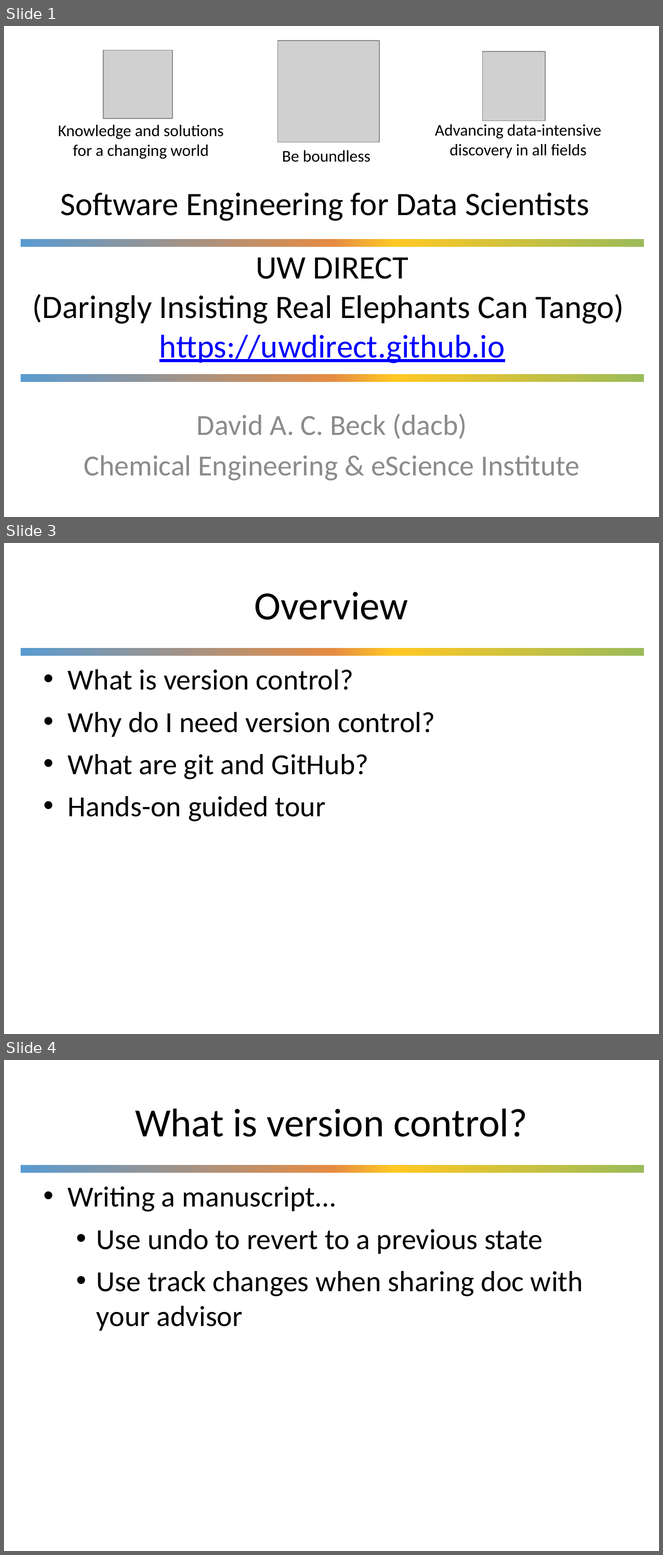
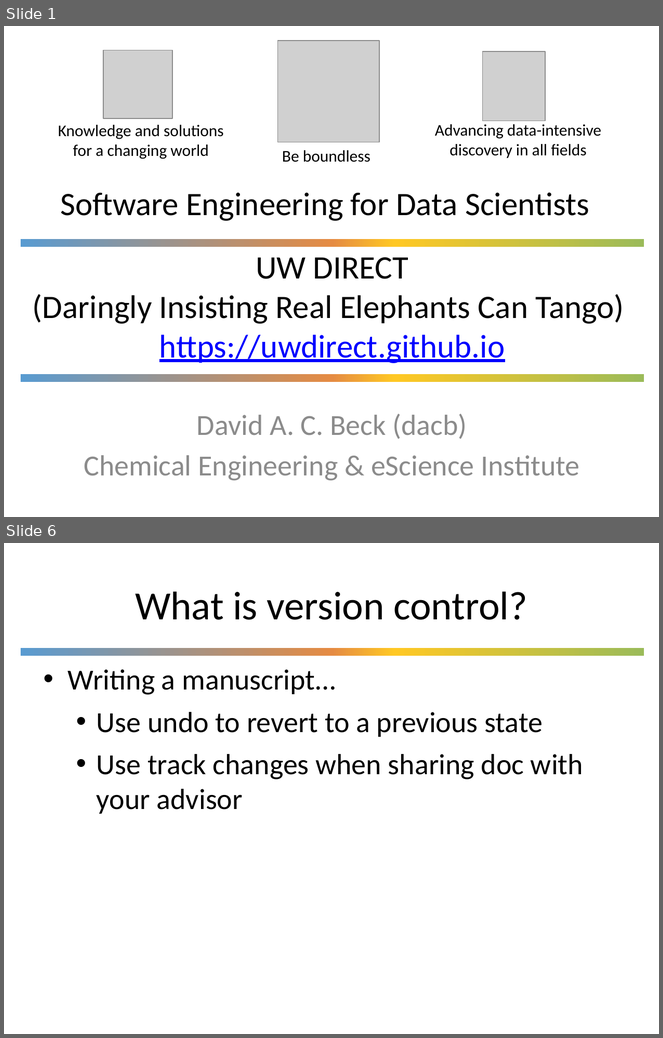
Before and after one commit to UWDIRECT/UWDIRECT.github.io, a slide deck: Wi21_content/SEDS/L3.Version_Control.pptx. Shown one above the other, each under a label of ours: slides 1, 3 and 4 before the commit, slides 1 and 6 after it; the slides between them are not shown. The pictures are 663x1555 and 663x1038 pixels, drawn with LibreOffice and Linux fonts; fonts in the diff are those of the drawing; grey boxes stand for pictures; background and template pictures are left out. Boxes give left, top, right and bottom in pixels: in the first picture for what was removed or moved away, otherwise in the second. Text is boxed around its words. In the diff, an @@ line names an element or a change of style, - is before the commit and + after.

```diff
--- a/Wi21_content/SEDS/L3.Version_Control.pptx
+++ b/Wi21_content/SEDS/L3.Version_Control.pptx
@@ slide 3 removed at box(4, 543, 659, 1034), background #FFFFFF; not listed: 1 template element that a slide beside it also shows @@
@@ title removed at box(255, 592, 409, 620) @@
-Overview
@@ text removed at box(68, 669, 435, 822) @@
-• What is version control?
-• Why do I need version control?
-• What are git and GitHub?
-• Hands-on guided tour
@@ what was slide 4 is now slide 6 @@
```
Also in this commit, not shown: 4 slides added, 1 other slide removed.
